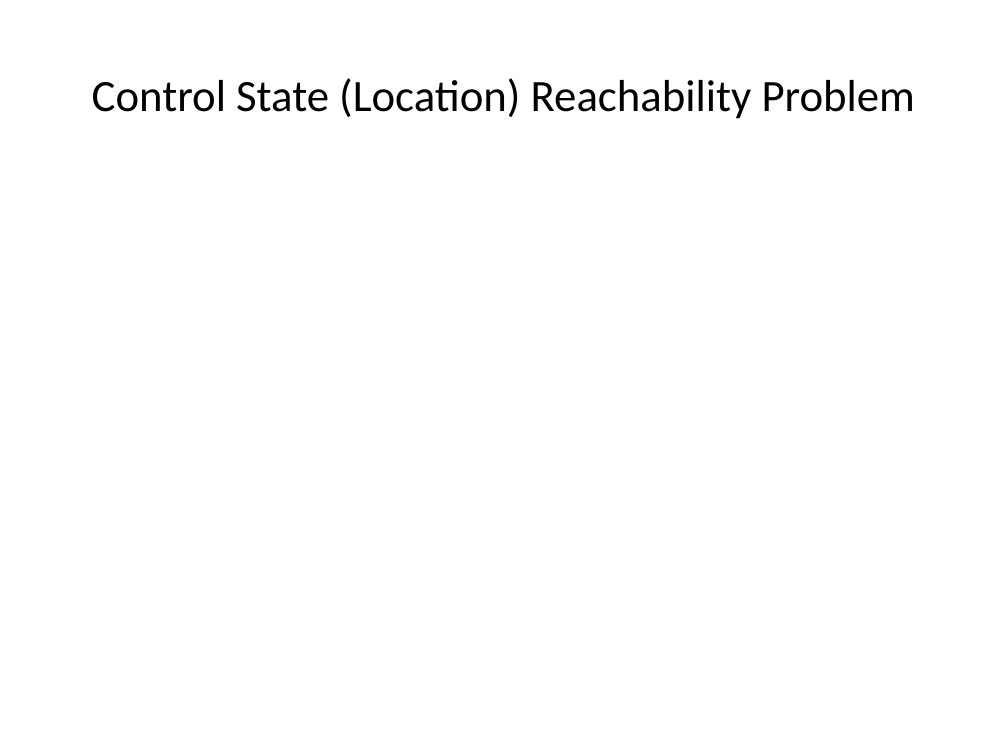
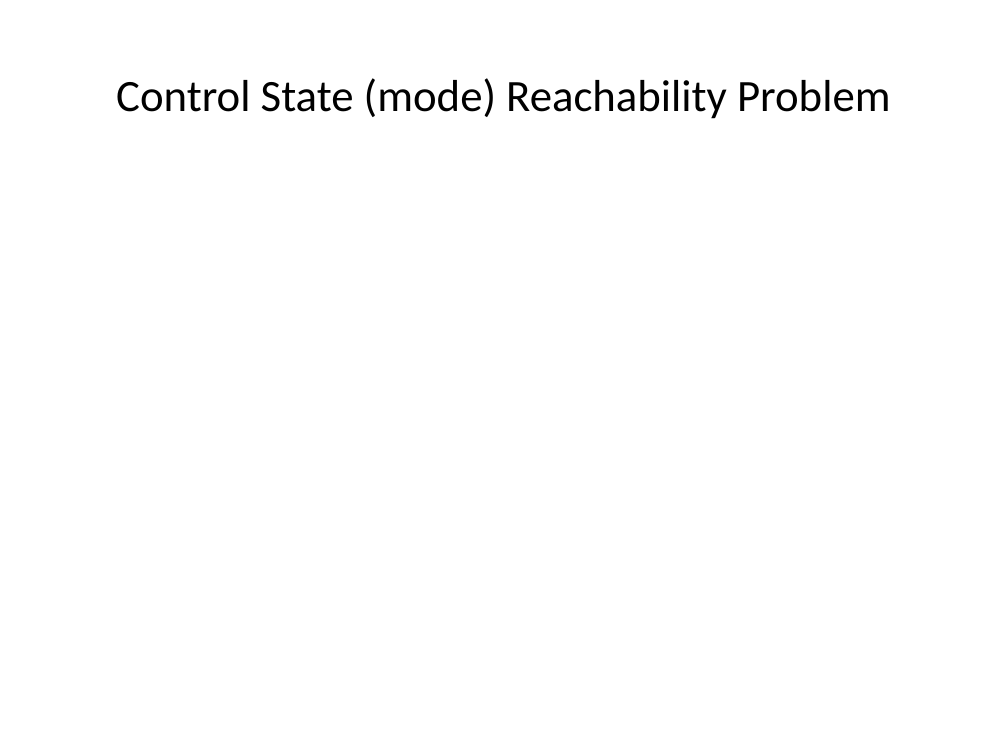
Before and after one commit to sayanmitracode/cpsbooksite, a slide deck: slide 12 of Slides/ReachabilityTimedAutomata21.pptx. Drawn at 1008x756 pixels with LibreOffice and Linux fonts; fonts in the diff are those of the drawing; grey boxes stand for pictures. Boxes give left, top, right and bottom in pixels: in the first picture for what was removed or moved away, otherwise in the second. Text is boxed around its words. In the diff, an @@ line names an element or a change of style, - is before the commit and + after.

```diff
--- a/Slides/ReachabilityTimedAutomata21.pptx
+++ b/Slides/ReachabilityTimedAutomata21.pptx
@@ title at (x1=116, y1=78, x2=890, y2=119): text changed @@
-Control State (Location) Reachability Problem
+Control State (mode) Reachability Problem
```
Also in this commit, not shown: 4 other slides changed, 3 slides added, 5 other files.
